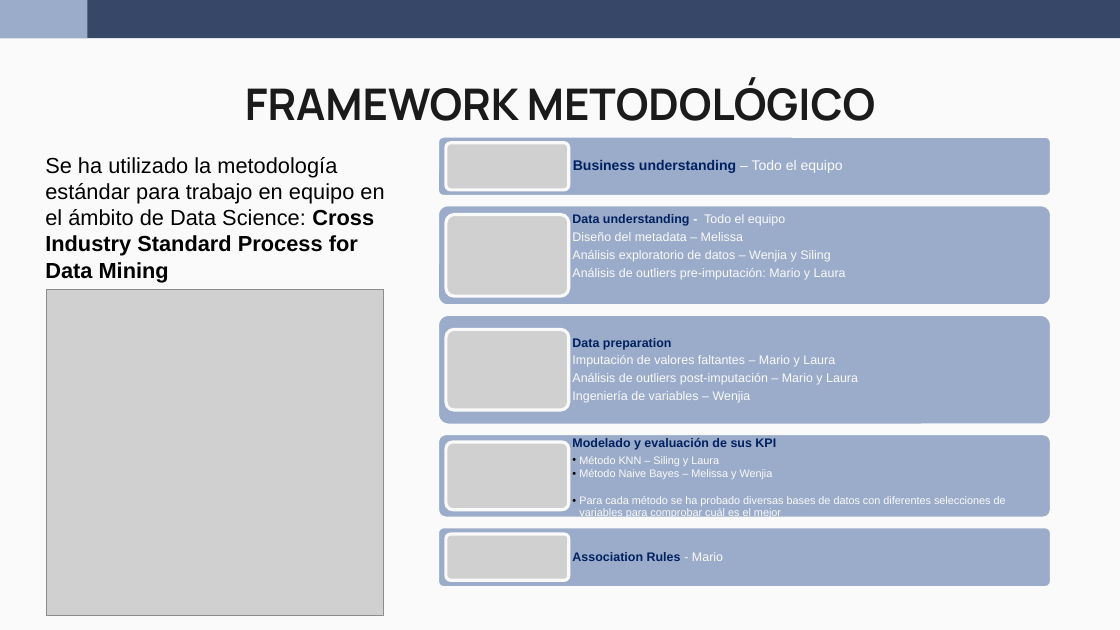
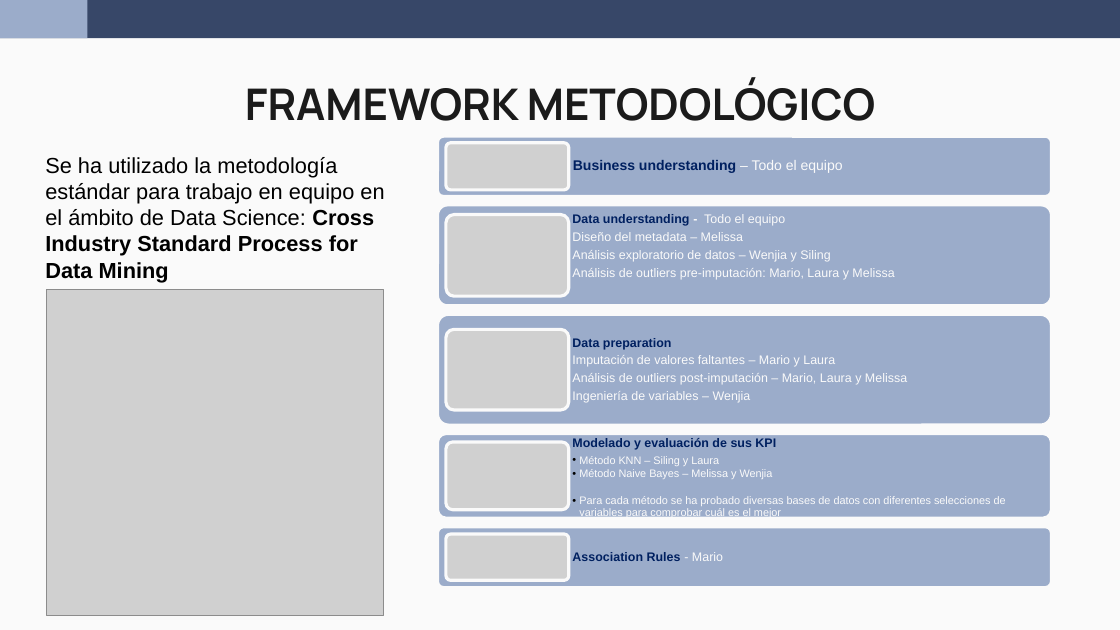
Before and after one commit to wen2111/Mineria, a slide deck: slide 4 of Entrega_1/0 - REPORTE/REPORTE.pptx. Drawn at 1120x630 pixels with LibreOffice and Linux fonts; fonts in the diff are those of the drawing; grey boxes stand for pictures. Boxes give left, top, right and bottom in pixels: in the first picture for what was removed or moved away, otherwise in the second. Text is boxed around its words. In the diff, an @@ line names an element or a change of style, - is before the commit and + after.

```diff
--- a/Entrega_1/0 - REPORTE/REPORTE.pptx
+++ b/Entrega_1/0 - REPORTE/REPORTE.pptx
@@ text at (x1=572, y1=268, x2=894, y2=280): text changed @@
-Análisis de outliers pre-imputación: Mario y Laura
+Análisis de outliers pre-imputación: Mario, Laura y Melissa
@@ text at (x1=572, y1=373, x2=907, y2=385): text changed @@
-Análisis de outliers post-imputación – Mario y Laura
+Análisis de outliers post-imputación – Mario, Laura y Melissa
```
Also in this commit, not shown: 2 other slides changed, 2 other files.
